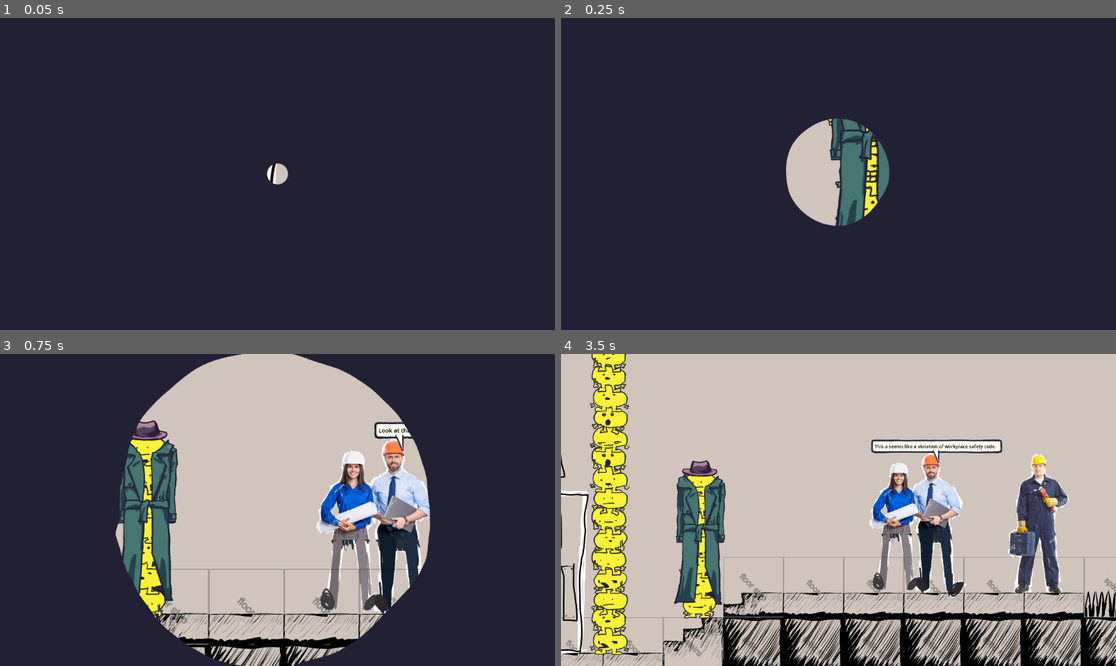
Above: before the commit, frames 1-4 (two rows, left to right).
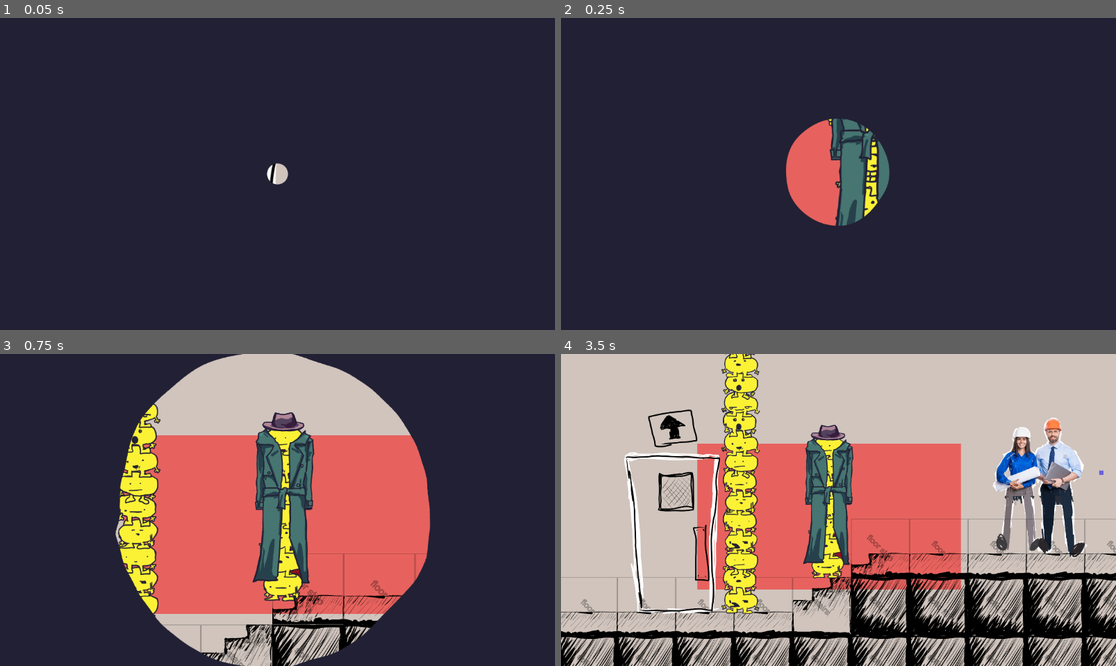
Above: after the commit, the same moments.

Repository: JCoMcL/gourt-game
Game: Godot game, scene res://level/level-container.tscn
The game is run twice, just before and just after one commit, with the same random seed, the same clock (stepped at 60 frames per second) and the same inputs.
Inputs (mouse positions are in pixels of both pictures, inside the frame that each line leads up to):
- Up to frame 1 (0.05 s): no input
- Up to frame 2 (0.25 s): no input
- Up to frame 3 (0.75 s): drag from (388, 531) to (138, 410) at 0.52 s
- Up to frame 4 (3.5 s): drag from (1060, 525) to (721, 438) at 1.27 s; move the mouse to (894, 441) at 2.02 s; hold Left (go left) 2.03-2.75 s; hold Mouse wheel down (move equipment down) 2.03-2.75 s; drag from (810, 572) to (716, 453) at 2.77 s

Frame 1 is identical in both runs. In frame 2, 2.4% of the frame differs, in the area x 40-51%, y 32-67%; in frame 3, 34%; in frame 4, 56%, in the area x 0-100%, y 0-100%.

Commit message:
tweak camera zones settings, add debug drawing and simplify a bunch

Diff:
--- a/actors/conversation.gd
+++ b/actors/conversation.gd
@@ -1,6 +1,7 @@
 extends Area2D
 
 @export var actors: Array[Actor]
+@export var autostart = false
 
 class Line:
 	var text: String
@@ -47,6 +48,26 @@
 		await line.call()
 		display_line()
 
+func _process(delta):
+	queue_redraw()
+
+func _draw():
+	var r = Yute.get_global_rect(self)
+	r.position -= position
+	draw_rect(r, Color("blue", 0.5))
+
+var started = false
+func start():
+	if started:
+		return
+	started = true
+	display_line.call_deferred()
+
+func on_activation_zone_entered(area: Area2D):
+	start()
 
 func _ready():
-	display_line.call_deferred()
+	if autostart:
+		start()
+	else:
+		area_entered.connect(on_activation_zone_entered)
--- a/actors/conversation.tscn
+++ b/actors/conversation.tscn
@@ -2,11 +2,13 @@
 
 [ext_resource type="Script" uid="uid://cnvx1nc2i330f" path="res://actors/conversation.gd" id="1_h5wgq"]
 
-[sub_resource type="RectangleShape2D" id="RectangleShape2D_twwvs"]
-size = Vector2(825, 730)
+[sub_resource type="RectangleShape2D" id="RectangleShape2D_c3vaa"]
+resource_local_to_scene = true
 
 [node name="Conversation" type="Area2D"]
+collision_layer = 8
+collision_mask = 128
 script = ExtResource("1_h5wgq")
 
 [node name="CollisionShape2D" type="CollisionShape2D" parent="."]
-shape = SubResource("RectangleShape2D_twwvs")
+shape = SubResource("RectangleShape2D_c3vaa")
--- a/level/activation_zone.gd
+++ b/level/activation_zone.gd
@@ -4,4 +4,5 @@
 @onready var initial_size: Vector2 = $CollisionShape2D.shape.size
 
 func _physics_process(delta: float) -> void:
-	$CollisionShape2D.shape.size = initial_size / parent.zoom
+	pass
+	#$CollisionShape2D.shape.size = initial_size / parent.zoom
--- a/player.gd
+++ b/player.gd
@@ -33,6 +33,7 @@
 	return c
 
 func _process(delta):
+	queue_redraw()
 	if player_character:
 		player_character.command(get_commands())
 	Engine.time_scale = 0.1 if Input.is_action_pressed("slomo") else 1.0
@@ -63,6 +64,7 @@
 func _physics_process(delta: float) -> void:
 	if player_character:
 		var track_rects: Array[Rect2] = [Yute.get_global_rect(player_character)]
+		$ActivationZone.global_position = Yute.union_rect(track_rects).get_center()
 
 		for a: Area2D in $ActivationZone.get_overlapping_areas():
 			track_rects.append(Yute.get_global_rect(a))
@@ -71,6 +73,7 @@
 			Yute.get_viewport_world_rect(self),
 			Yute.union_rect(track_rects),
 		)
+		# TODO additional zones should have different smoothing settings than the player:
 		global_position += t_err.position_error.move_toward(Vector2.ZERO, position_threshold) * smooth(delta, position_smoothing)
 		zoom = lerp(zoom, Vector2.ONE * t_err.zoom_error, smooth(delta, zoom_smoothing))
 
@@ -145,3 +148,8 @@
 		return false
 	player_character = a
 	return player_character == a
+
+func _draw():
+	var r = Yute.get_global_rect($ActivationZone)
+	r.position -= position
+	draw_rect(r, Color("red", 0.5))
--- a/project.godot
+++ b/project.godot
@@ -90,6 +90,7 @@
 2d_physics/layer_4="camera zone"
 2d_physics/layer_5="door"
 2d_physics/layer_6="interactive"
+2d_physics/layer_8="camera activator"
 
 [physics]
 
--- a/tools/yute.gd
+++ b/tools/yute.gd
@@ -88,6 +88,7 @@
 	if o is CollisionShape2D and o.shape:
 		var r = o.shape.get_rect()
 		r.position += o.global_position
+		return r
 	if o is Area2D:
 		for child in o.get_children():
 			if child is CollisionShape2D and child.shape:
